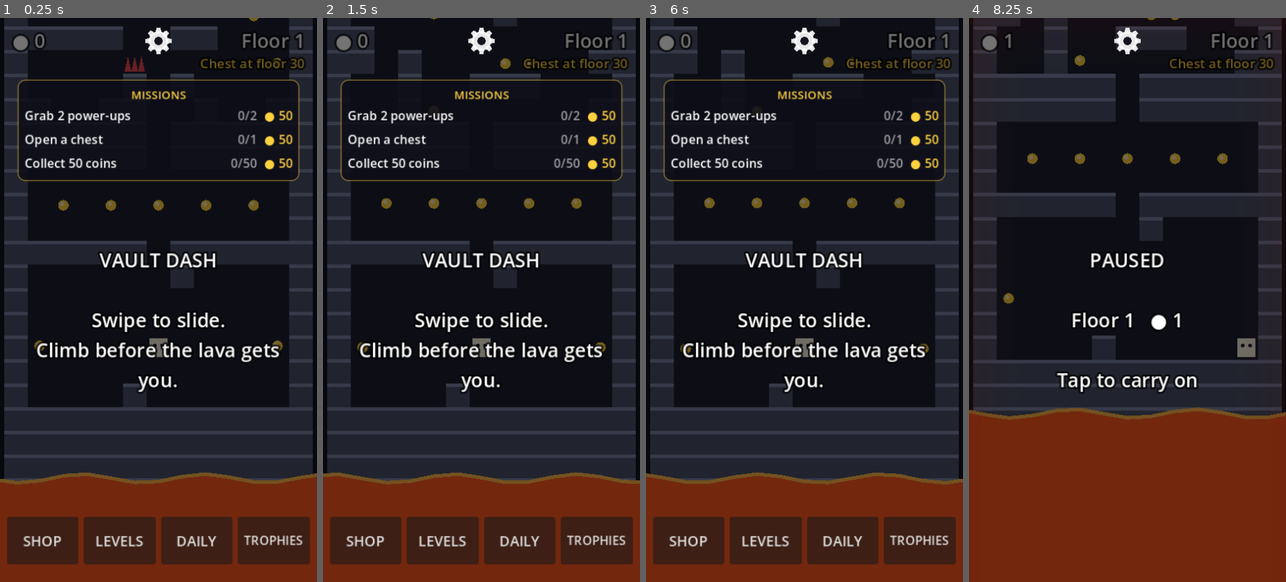
Above: before the commit, frames 1-4 (left to right).
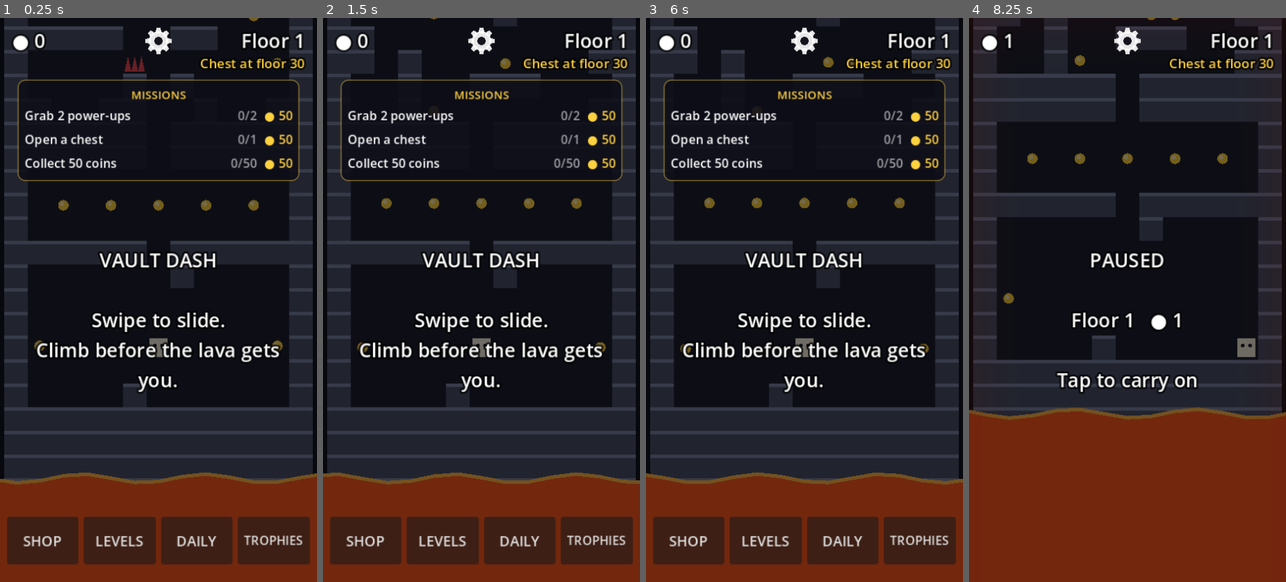
Above: after the commit, the same moments.

Repository: erelcaferm/vault-dash
Game: Godot game, scene res://scenes/main.tscn
The game is run twice, just before and just after one commit, with the same random seed, the same clock (stepped at 60 frames per second) and the same inputs.
Inputs (mouse positions are in pixels of both pictures, inside the frame that each line leads up to):
- Up to frame 1 (0.25 s): no input
- Up to frame 2 (1.5 s): click "SHOP" at 0.5 s; click "LEVELS" at 1.25 s
- Up to frame 3 (6 s): click "TROPHIES" at 2 s; click (804, 40) at 2.75 s; click (804, 113) at 3.52 s; click (804, 142) at 4.27 s; click (804, 164) at 5.02 s; click "DAILY" at 5.75 s
- Up to frame 4 (8.25 s): tap Enter at 6.5 s; move the mouse to (1197, 271) at 6.52 s; hold Right 6.53-7.25 s; tap P at 6.6, 8.1 s; click (1197, 271) at 6.67 s; tap Space at 6.77 s; drag from (1064, 328) to (1111, 412) at 7.27 s; move the mouse to (1159, 175) at 8.02 s; hold Right from 8.03 s (still down); click (1159, 175) at 8.17 s

The runs differ from the first frame. In frame 1, 0.7% of the frame differs, in the area x 4-96%, y 2-10%; in frame 2, 0.7%; in frame 3, 0.7%; in frame 4, 0.6%.

Commit message:
Keep the HUD and menus clear of notches and gesture bars
The tower and menu backgrounds still fill the whole screen; only buttons
and text move into the phone's safe area. No change on phones without one.

Co-Authored-By: Claude Opus 5.5 (1M context) <noreply@anthropic.com>
Claude-Session: https://claude.ai/code/session_012HmKL1m49VtDJvmPDdVVsr

Diff:
--- a/scripts/chest_screen.gd
+++ b/scripts/chest_screen.gd
@@ -89,12 +89,12 @@
 	_result.text = ""
 	_hint.text = "Tap to skip"
 
-	var width := minf(get_viewport_rect().size.x - 24.0, 420.0)
+	var width := minf(size.x - 24.0, 420.0)
 	_window.offset_left = -width * 0.5
 	_window.offset_right = width * 0.5
 	_window.offset_top = -CARD_H * 0.5 - 8
 	_window.offset_bottom = CARD_H * 0.5 + 8
-	var center := get_viewport_rect().size * 0.5
+	var center := size * 0.5
 	_marker.position = Vector2(center.x - 1.5, center.y - CARD_H * 0.5 - 18)
 	_marker.size = Vector2(3, CARD_H + 36)
 
--- a/scripts/main.gd
+++ b/scripts/main.gd
@@ -212,6 +212,8 @@
 var level_next_button: Button
 ## For tests: pretends today is this date ("YYYY-MM-DD").
 var test_today := ""
+var test_safe_insets: Array = []  # for tests: [left, top, right, bottom] instead of the phone's
+var safe_root: Control
 
 
 func _ready() -> void:
@@ -1135,6 +1137,54 @@
 	hud.add_child(banner)
 	chest_rng.randomize()
 	meter_rng.randomize()
+	# Buttons, text and menus live inside the screen's safe area, clear of
+	# notches, camera holes and gesture bars. The tower, the lava glow and
+	# the menu backgrounds still fill the whole screen.
+	safe_root = Control.new()
+	safe_root.mouse_filter = Control.MOUSE_FILTER_IGNORE
+	safe_root.set_anchors_and_offsets_preset(Control.PRESET_FULL_RECT)
+	hud.add_child(safe_root)
+	for child in hud.get_children():
+		if child != safe_root and child != message_backdrop and child != danger_overlay:
+			child.reparent(safe_root, false)
+	get_viewport().size_changed.connect(_apply_safe_area)
+	_apply_safe_area()
+
+
+## How far the safe area is from each screen edge, in game units: left, top,
+## right, bottom. Zero on phones without a notch, and on desktop.
+func safe_insets() -> Array:
+	if test_safe_insets.size() == 4:
+		return test_safe_insets
+	if not OS.has_feature("mobile"):
+		return [0.0, 0.0, 0.0, 0.0]
+	var window := Vector2(DisplayServer.window_get_size())
+	var safe := Rect2(DisplayServer.get_display_safe_area())
+	if window.x <= 0.0 or safe.size.x <= 0.0:
+		return [0.0, 0.0, 0.0, 0.0]
+	var units := get_viewport_rect().size / window
+	return [
+		maxf(safe.position.x, 0.0) * units.x,
+		maxf(safe.position.y, 0.0) * units.y,
+		maxf(window.x - safe.end.x, 0.0) * units.x,
+		maxf(window.y - safe.end.y, 0.0) * units.y,
+	]
+
+
+func _apply_safe_area() -> void:
+	var inset := safe_insets()
+	safe_root.offset_left = inset[0]
+	safe_root.offset_top = inset[1]
+	safe_root.offset_right = -inset[2]
+	safe_root.offset_bottom = -inset[3]
+	# Full-screen menus keep their background edge to edge.
+	for screen in [shop, chest_screen, settings_screen, levels_screen, level_editor, achievements_screen]:
+		var bg: Control = screen.get_child(0)
+		if bg is ColorRect:
+			bg.offset_left = -inset[0]
+			bg.offset_top = -inset[1]
+			bg.offset_right = inset[2]
+			bg.offset_bottom = inset[3]
 
 
 func _make_label(parent: Node, size: int, align: HorizontalAlignment) -> Label:
--- a/tests/test_settings.gd
+++ b/tests/test_settings.gd
@@ -66,6 +66,19 @@
 			clicks += 1
 	_expect(clicks == 1, "buttons click once")
 
+	# A phone with a notch: buttons and text move clear of it, backgrounds don't.
+	_expect(game.safe_insets() == [0.0, 0.0, 0.0, 0.0], "no notch, no inset (desktop)")
+	game.test_safe_insets = [0.0, 32.0, 0.0, 24.0]
+	game._apply_safe_area()
+	_expect(game.gear_button.get_global_rect().position.y >= 32.0, "the gear sits below the notch")
+	_expect(game.floor_label.get_global_rect().position.y >= 32.0, "the HUD sits below the notch")
+	_expect(game.menu_bar.get_global_rect().end.y <= game.get_viewport_rect().size.y - 24.0, "the menu sits above the gesture bar")
+	var shop_bg: Control = game.shop.get_child(0)
+	_expect(shop_bg.get_global_rect().position.y <= 0.0 and shop_bg.get_global_rect().end.y >= game.get_viewport_rect().size.y,
+			"menu backgrounds still fill the whole screen")
+	game.test_safe_insets = []
+	game._apply_safe_area()
+
 	game.set_language("")
 	_expect(TranslationServer.get_locale() == game.device_locale(), "auto follows the phone's language")
 
